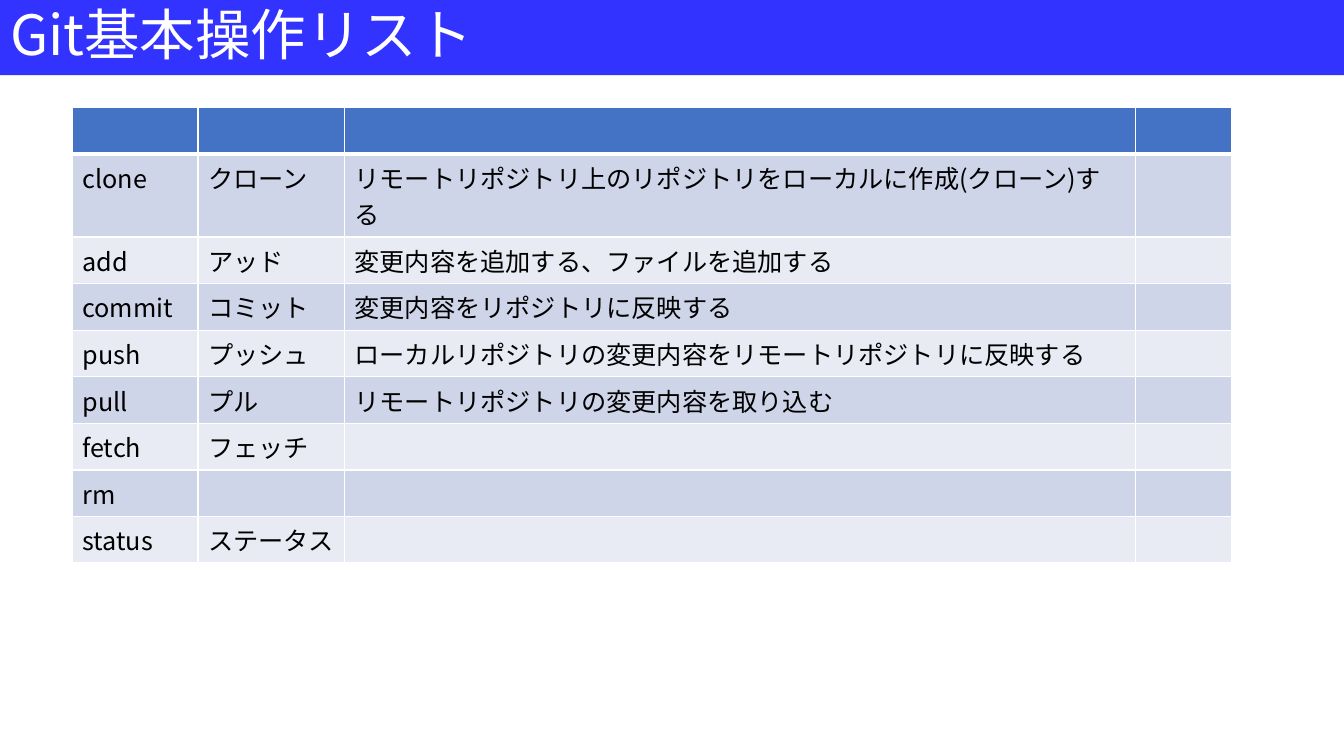
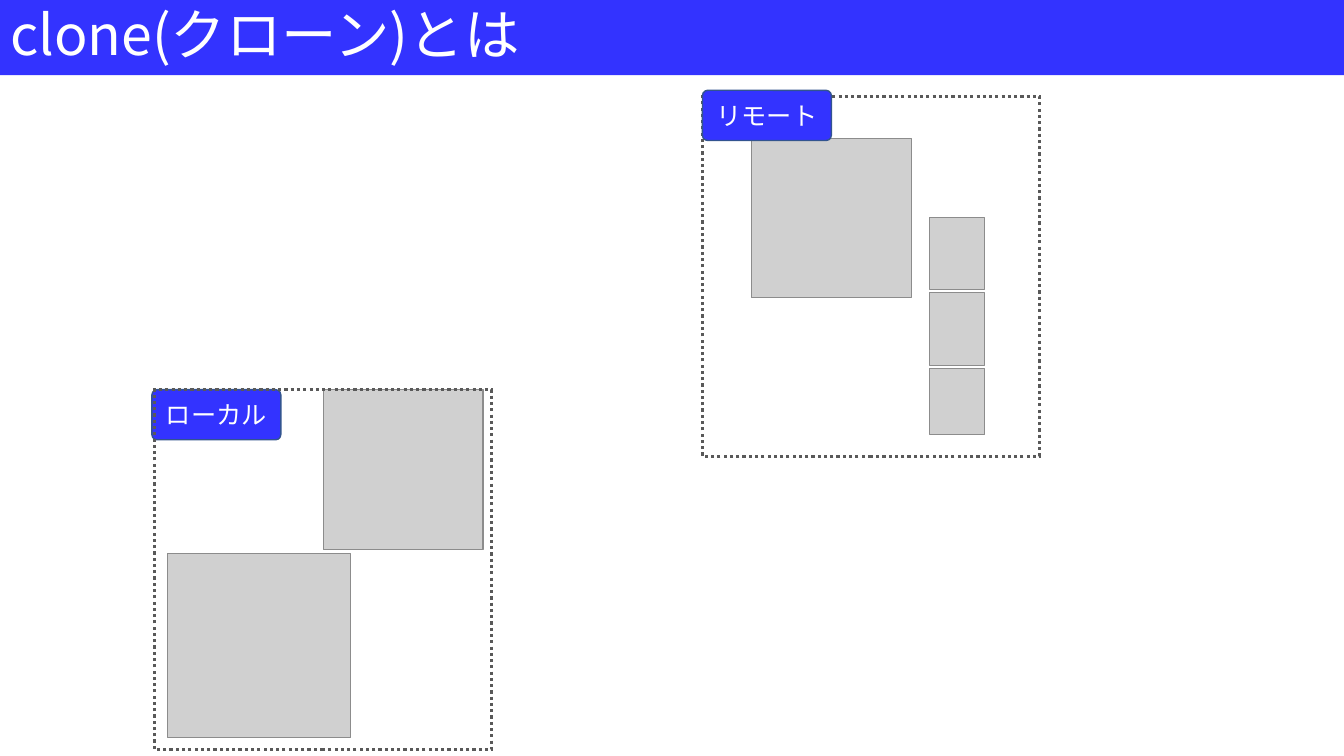
Before and after one commit to Kazu23-dot/Document, a slide deck: slide 2 of Git基本操作一覧.pptx. Drawn at 1344x756 pixels with LibreOffice and Linux fonts; fonts in the diff are those of the drawing; grey boxes stand for pictures. Boxes give left, top, right and bottom in pixels: in the first picture for what was removed or moved away, otherwise in the second. Text is boxed around its words. In the diff, an @@ line names an element or a change of style, - is before the commit and + after.

Commit message:
資料内容の追加更新が完了

```diff
--- a/Git基本操作一覧.pptx
+++ b/Git基本操作一覧.pptx
@@ title at [10, 10, 519, 66]: text changed @@
-Git基本操作リスト
+clone(クローン)とは
@@ table removed at [73, 107, 1232, 555], 9 rows, 4 columns @@
- |  |  | 
-clone | クローン | リモートリポジトリ上のリポジトリをローカルに作成(クローン)する | 
-add | アッド | 変更内容を追加する、ファイルを追加する | 
-commit | コミット | 変更内容をリポジトリに反映する | 
-push | プッシュ | ローカルリポジトリの変更内容をリモートリポジトリに反映する | 
-pull | プル | リモートリポジトリの変更内容を取り込む | 
-fetch | フェッチ |  | 
-rm |  |  | 
-status | ステータス |  | 
@@ rectangle added at [703, 97, 1040, 457], outline #595959 2.25 pt dashed @@
@@ rounded rectangle added at [703, 91, 832, 141], fill #3333FF, outline #325491 1 pt, 18 pt, text #FFFFFF @@
+リモート
@@ picture added at [751, 138, 911, 298] @@
@@ picture added at [930, 218, 985, 289] @@
@@ picture added at [930, 292, 985, 365] @@
@@ picture added at [930, 369, 985, 436] @@
@@ rounded rectangle added at [152, 390, 281, 441], fill #3333FF, outline #325491 1 pt, 18 pt, text #FFFFFF @@
+ローカル
@@ rectangle added at [154, 390, 491, 750], outline #595959 2.25 pt dashed @@
@@ picture added at [324, 390, 484, 551] @@
@@ picture added at [167, 554, 351, 738] @@
```
Also in this commit, not shown: 1 slide added, 1 slide removed.
